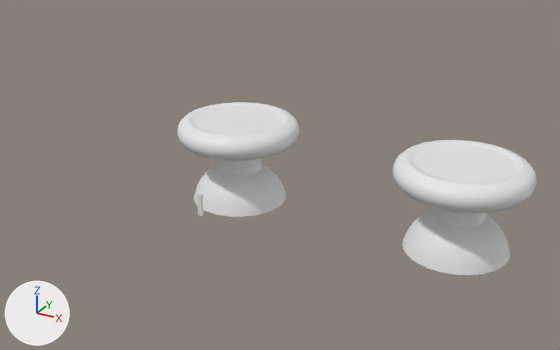
The Blender file thumb-joystick-knob.blend as it was, and as the next commit left it.
The view is the same before and after, from a 50 mm camera at (14.76, -23.57, 12.56) aimed at (1.63, 0.31, 0.62). Lighting does not change. The marker at lower left points along +X, +Y and +Z. The first picture is the older version.

Before the edit, the objects in view are built like this:
```python
me_円柱_002 = bpy.data.meshes.new('円柱.002')
me_円柱_002.from_pydata(...)  # 1154 vertices, 1094 faces; spans x -1.29..1.29, y -1.29..1.29, z -7.09..1.15
me_円柱_002.polygons.foreach_set('use_smooth', [True] * 1094)
me_円柱_004 = bpy.data.meshes.new('円柱.004')
me_円柱_004.from_pydata(...)  # 1154 vertices, 1094 faces; spans x -1.29..1.29, y -1.29..1.29, z -7.09..1.15
me_円柱_004.polygons.foreach_set('use_smooth', [True] * 1094)
ob_thumb_joystick_knob = bpy.data.objects.new('thumb-joystick-knob', me_円柱_002)
ob_thumb_joystick_knob.location = (0.0, 0.0, 2.28)
ob_thumb_joystick_knob.scale = (1.8, 1.8, 0.394)
ob_thumb_joystick_knob_001 = bpy.data.objects.new('thumb-joystick-knob.001', me_円柱_004)
ob_thumb_joystick_knob_001.location = (8.72, 0.0, 2.28)
ob_thumb_joystick_knob_001.scale = (1.8, 1.8, 0.394)
```
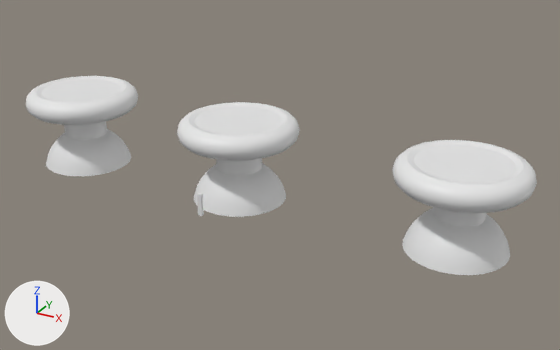
Where the change shows, as pixel boxes [x1, y1, x2, y2] in the pictures (560 x 350 px):
'thumb-joystick-knob.002', added: after [26, 76, 138, 176]

What the commit changed:
Object 'thumb-joystick-knob.002' (ob_thumb_joystick_knob_002) is new; it shows a copy of the mesh of ob_thumb_joystick_knob_001.
Its location is (-7.75, 0.0, 2.28).
Its scale is (1.8, 1.8, 0.394).
